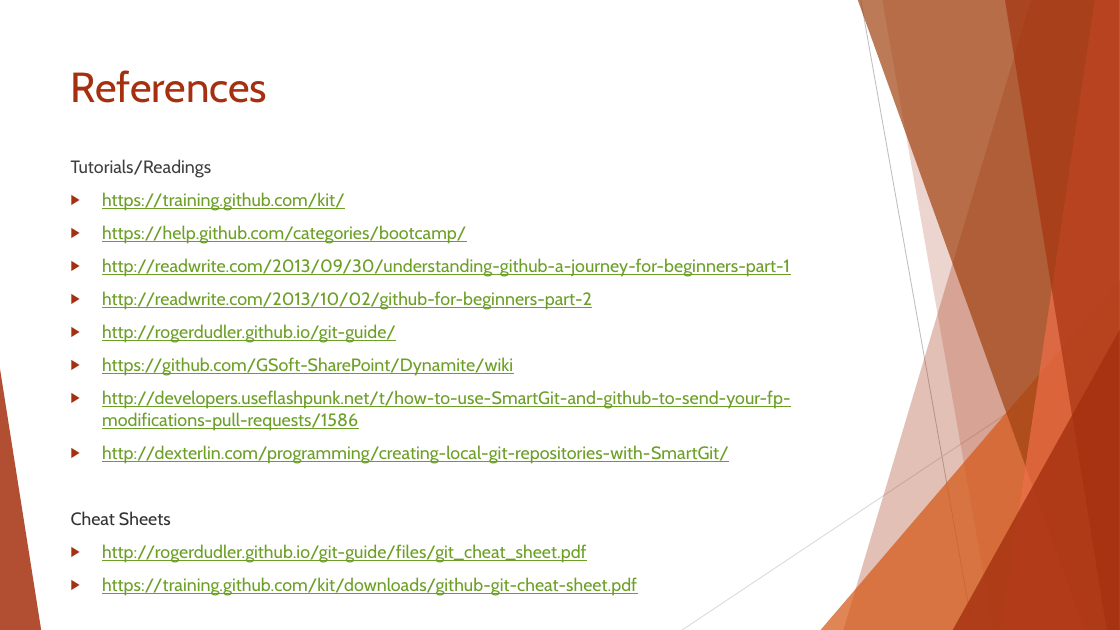
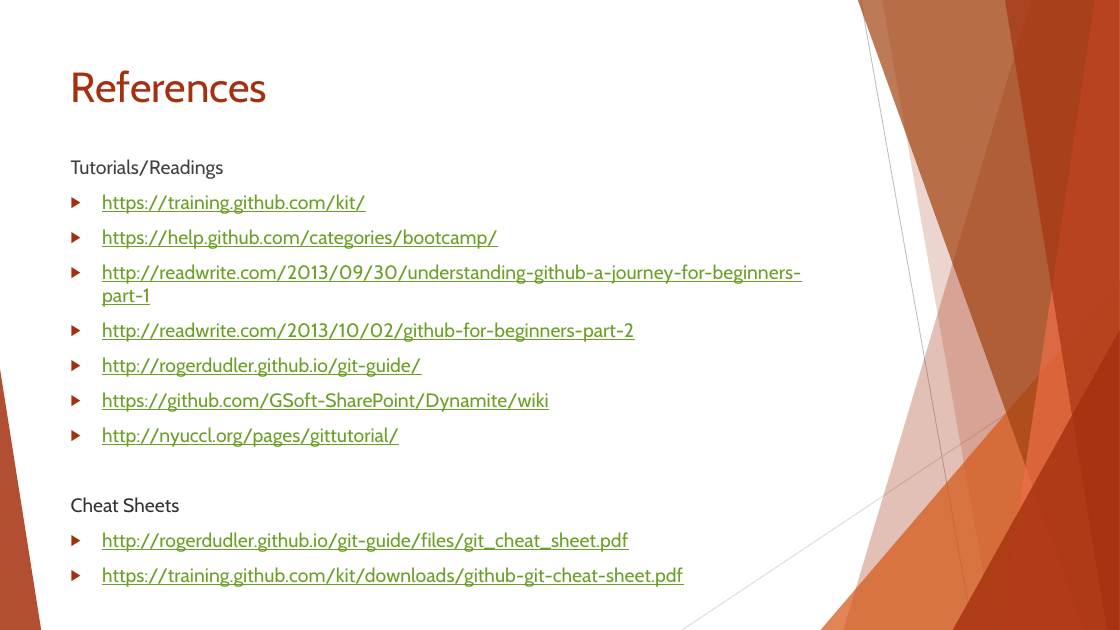
Before and after one commit to ICI3D/Sandbox, a slide deck: slide 7 of Appendix for Git-v1.1.pptx. Drawn at 1120x630 pixels with LibreOffice and Linux fonts; fonts in the diff are those of the drawing. Boxes give left, top, right and bottom in pixels: in the first picture for what was removed or moved away, otherwise in the second. Text is boxed around its words. In the diff, an @@ line names an element or a change of style, - is before the commit and + after.

```diff
--- a/Appendix for Git-v1.1.pptx
+++ b/Appendix for Git-v1.1.pptx
@@ text at [71, 159, 801, 587]: size 15.3 to 16.6 pt @@
@@ text at [102, 427, 399, 447]: text changed; size 15.3 to 16.6 pt @@
-▶ http://developers.useflashpunk.net/t/how-to-use-SmartGit-and-github-to-send-your-fp-modifications-pull-requests/1586
-▶ http://dexterlin.com/programming/creating-local-git-repositories-with-SmartGit/
+▶ http://nyuccl.org/pages/gittutorial/
```
Also in this commit, not shown: 2 other slides changed, 1 other file.
